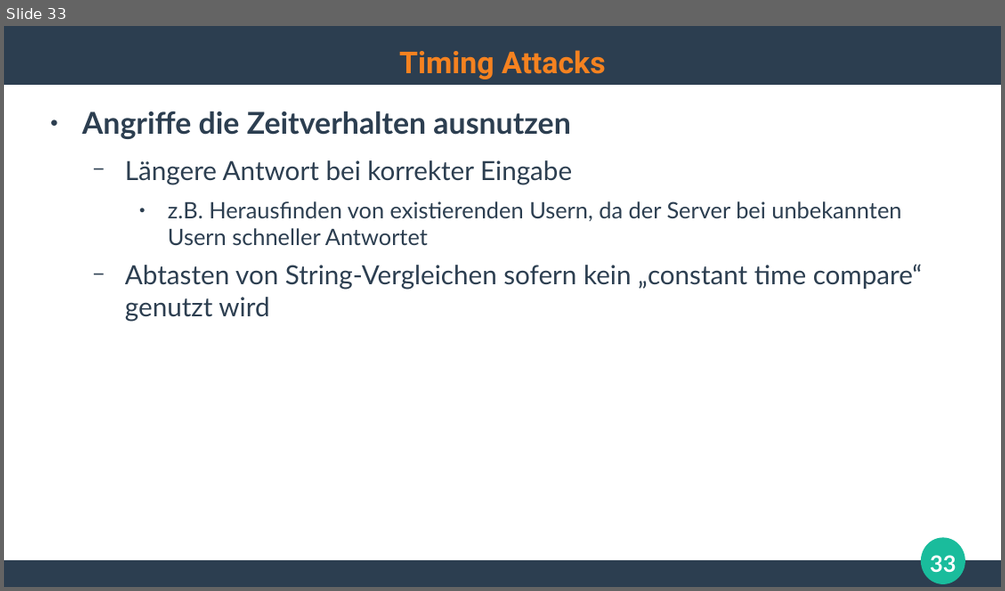
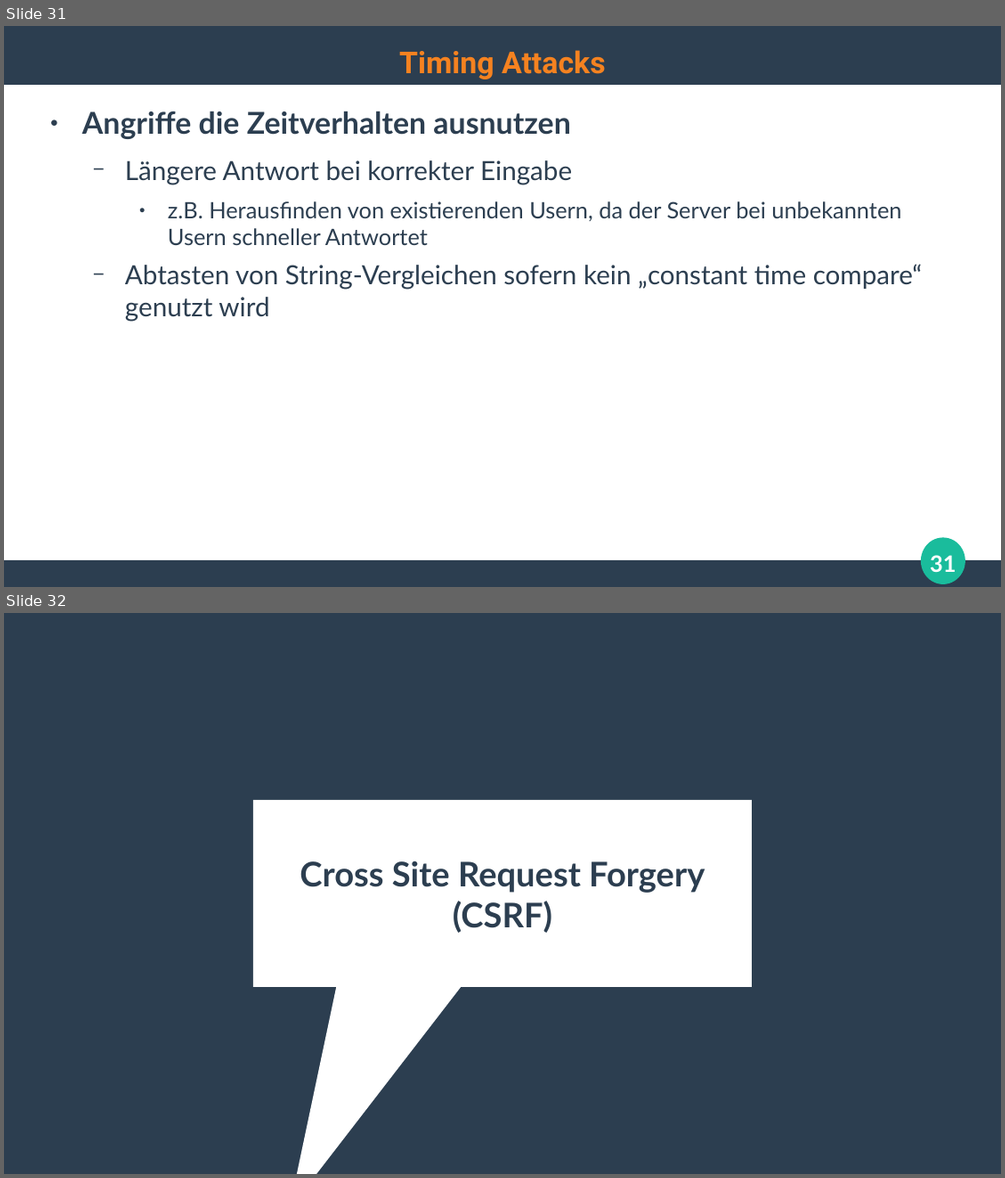
Before and after one commit to ghandmann/HS-AlbSig-WebAnwendungen2, a slide deck: Kapitel/06_WebSecurity.odp. Shown one above the other, each under a label of ours: slide 33 before the commit, slides 31 and 32 after it. The pictures are 1005x591 and 1005x1178 pixels, drawn with LibreOffice and Linux fonts; fonts in the diff are those of the drawing. Boxes give left, top, right and bottom in pixels: in the first picture for what was removed or moved away, otherwise in the second. Text is boxed around its words. In the diff, an @@ line names an element or a change of style, - is before the commit and + after.

```diff
--- a/Kapitel/06_WebSecurity.odp
+++ b/Kapitel/06_WebSecurity.odp
@@ slide 32 added at <box>4,613,1001,1174</box>, background #2C3E50 @@
@@ speech box added at <box>254,800,752,988</box>, fill #FFFFFF @@
@@ title added at <box>299,861,704,933</box>, 27 pt, text #2C3E50, bold @@
+Cross Site Request Forgery
+(CSRF)
@@ what was slide 33 is now slide 31 @@
@@ page number at <box>930,555,955,572</box>: text changed @@
-33
+31
```
Also in this commit, not shown: 1 slide changed, 7 other slides added, 1 slide removed.
